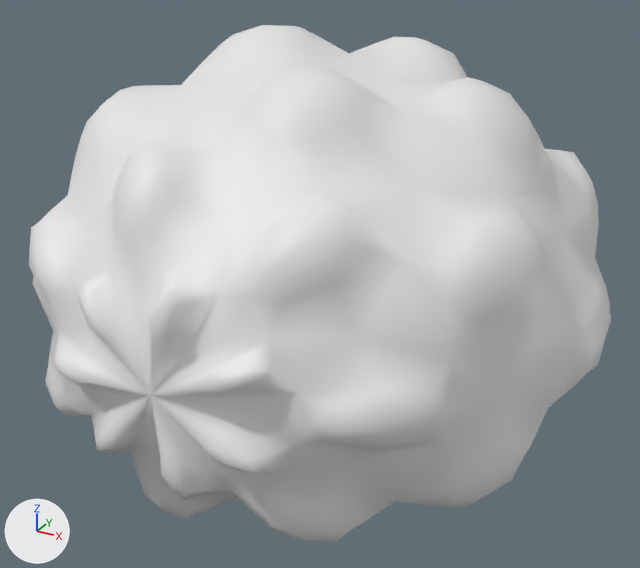
Two versions of the FBX model Assets/Art/3D Assets/Interactuable Objects/Trees/Tree_Model_1x1_Arbusto.FBX, one commit apart.
Rendered twice from a 50 mm camera at (10.93, 137.41, 13.77) aimed at (0.81, 155.8, 4.58). Arrows for +X, +Y and +Z are at lower left; the lights stay in place. Where no turn or scale is listed for an object, it has been applied to the vertices.
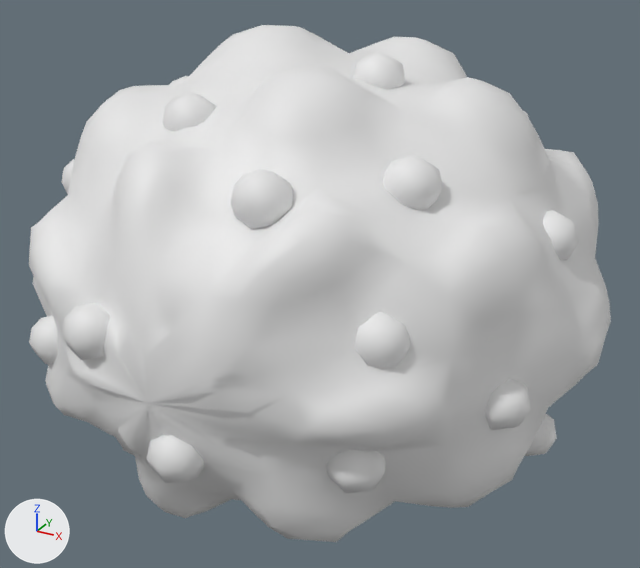
Changed parts and their boxes (x1, y1, x2, y2) in the pictures (640 x 568 px; the box of a moved part takes in the faces that stretch with it):
'Sphere002', added: after (29, 51, 579, 493)
part 1 of me_mesh, moved or reshaped: (36, 176, 384, 513) in both

The edits, one by one:
me_mesh is used by ob_sphere001; location (0.65, 156.06, 4.52).
me_mesh had 1046 vertices, 1044 faces and spanned x -6.92..7.33, y -7.12..7.12, z -5.27..6.42.
me_mesh now has 1046 vertices, 1044 faces and spans x -6.92..7.33, y -7.29..6.97, z -5.27..6.42.
me_mesh part 1: 155 of 1046 vertices moved; they spanned x -3.26..3.82, y -7.12..-6.02, z -2.8..3.33 and now span x -3.19..3.8, y -7.29..-5.99, z -2.8..3.33; mean shift (0.08, -0.01, 0.01); largest move (-1.68, -6.87, -1.73) -> (-1.05, -6.8, -1.15).
Mesh me_mesh_001 is new.
It has 702 vertices, 864 faces and spans x -10.98..2.83, y -4.51..10.2, z -7.37..2.07.
Object 'Sphere002' (ob_sphere002) is new; it shows me_mesh_001.
Its location is (4.35, 153.14, 8.48).
